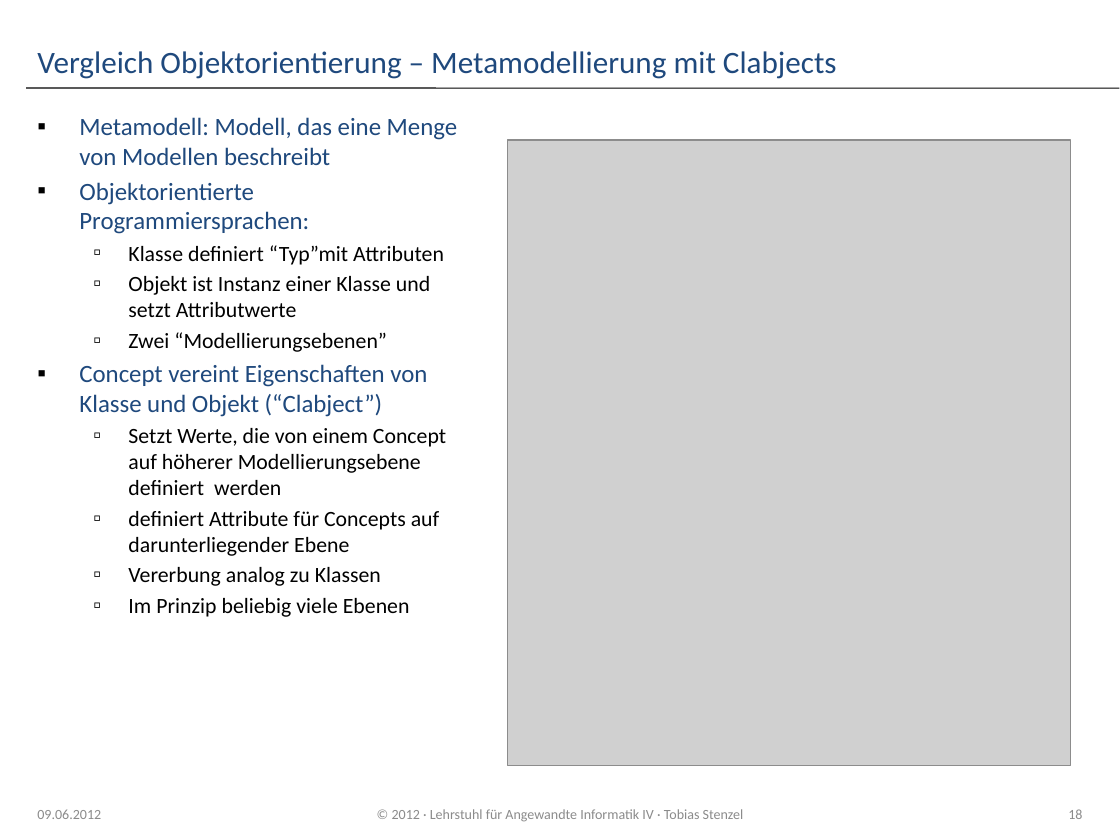
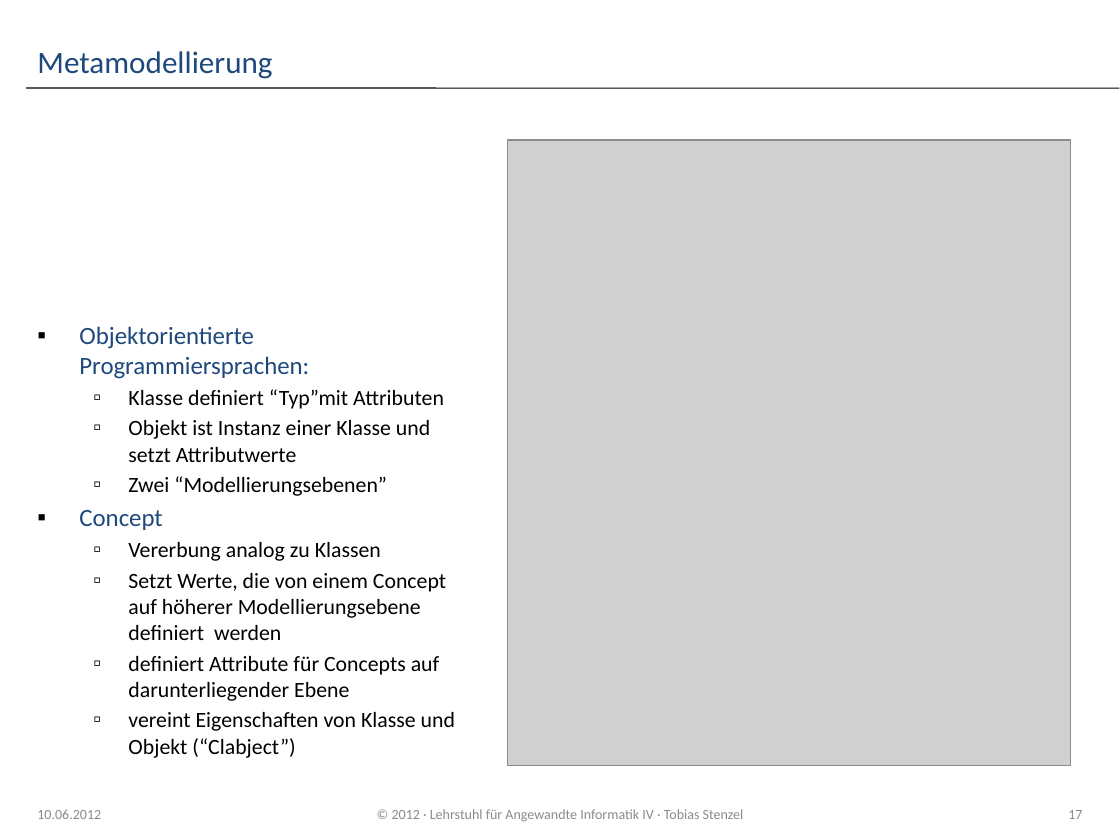
Before and after one commit to dpausp/ba-thesis, a slide deck: slide 17 of Praesentation_IPM3D.pptx (slide 18 before the commit). Drawn at 1120x840 pixels with LibreOffice and Linux fonts; fonts in the diff are those of the drawing; grey boxes stand for pictures; background and template pictures are left out. Boxes give left, top, right and bottom in pixels: in the first picture for what was removed or moved away, otherwise in the second. Text is boxed around its words. In the diff, an @@ line names an element or a change of style, - is before the commit and + after.

```diff
--- a/Praesentation_IPM3D.pptx
+++ b/Praesentation_IPM3D.pptx
@@ title at [37, 51, 272, 79]: text changed @@
-Vergleich Objektorientierung – Metamodellierung mit Clabjects
+Metamodellierung
@@ text at [79, 117, 457, 165]: paragraph removed @@
-▪ Metamodell: Modell, das eine Menge von Modellen beschreibt
@@ text at [79, 510, 381, 561]: text changed; size 16 to 14 pt; text colour #1F497D to #000000 @@
-▪ Concept vereint Eigenschaften von Klasse und Objekt (“Clabject”)
+▪ Concept
+  ▫ Vererbung analog zu Klassen
@@ text at [128, 712, 455, 758]: text changed @@
-  ▫ Vererbung analog zu Klassen
-  ▫ Im Prinzip beliebig viele Ebenen
+  ▫ vereint Eigenschaften von Klasse und Objekt (“Clabject”)
@@ text at [37, 809, 101, 819]: text changed @@
-09.06.2012
+10.06.2012
@@ page number at [1068, 810, 1082, 819]: text changed @@
-18
+17
```
Also in this commit, not shown: 27 other slides changed, 2 slides added, 3 slides removed, 1 other file.
